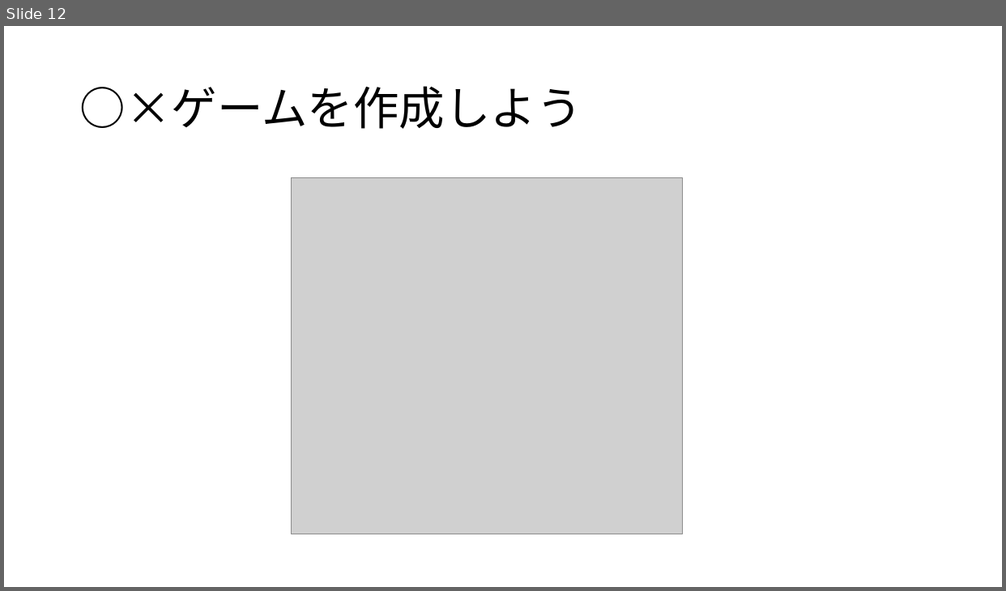
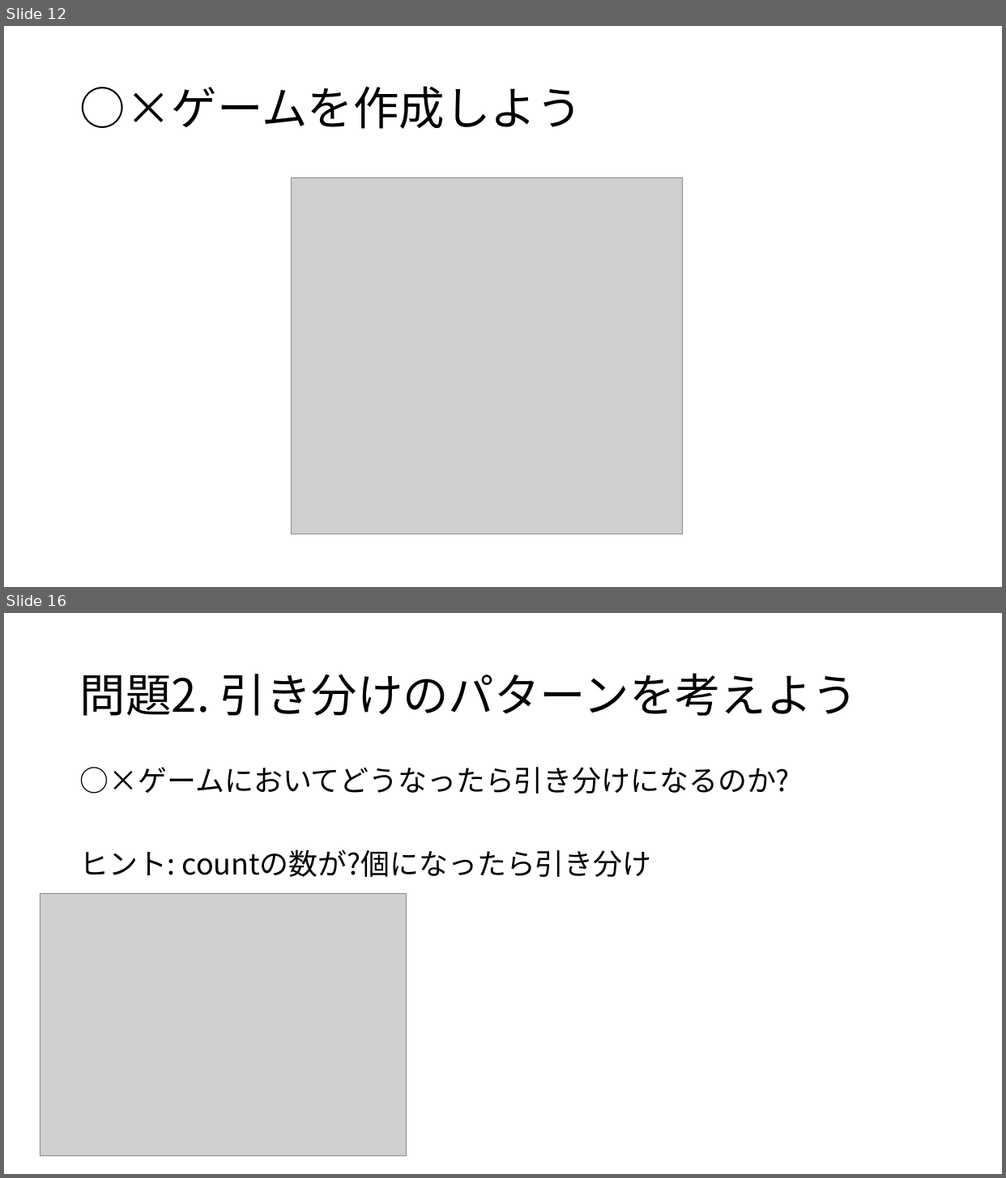
Before and after one commit to moyuta/game-event, a slide deck: マルバツゲームpdf.pptx. Shown one above the other, each under a label of ours: slide 12 before the commit, slides 12 and 16 after it; the slides between them are not shown. The pictures are 1006x591 and 1006x1178 pixels, drawn with LibreOffice and Linux fonts; fonts in the diff are those of the drawing; grey boxes stand for pictures. Boxes give left, top, right and bottom in pixels: in the first picture for what was removed or moved away, otherwise in the second. Text is boxed around its words. In the diff, an @@ line names an element or a change of style, - is before the commit and + after.

```diff
--- a/マルバツゲームpdf.pptx
+++ b/マルバツゲームpdf.pptx
@@ slide 16 added at box(4, 613, 1002, 1174), background #FFFFFF @@
@@ title added at box(80, 673, 859, 716), 44 pt, text #000000 @@
+問題2. 引き分けのパターンを考えよう
@@ text added at box(80, 767, 790, 877), 28 pt, text #000000 @@
+○×ゲームにおいてどうなったら引き分けになるのか?
+ヒント: countの数が?個になったら引き分け
@@ picture added at box(40, 894, 406, 1157) @@
```
Also in this commit, not shown: 3 other slides added, 1 slide removed.
